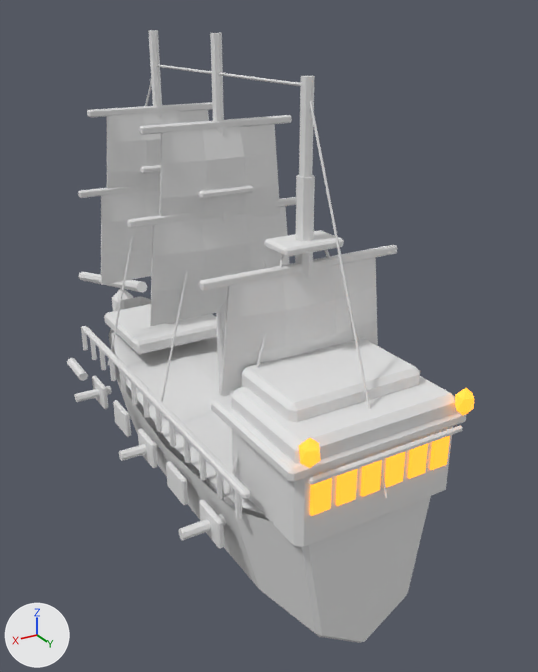
The FBX model Assets/Desktopirates/Resources/Models/ShipsV03/player_tier_4_v03.fbx, before and after one commit.
One viewpoint serves both versions: a camera (50 mm lens) standing at (2.08, 4.06, 2.83) and looking at (-0.45, -0.17, 0.71). Lighting does not change. The marker at lower left points along +X, +Y and +Z. The first picture is the older version. Where no turn or scale is listed for an object, it has been applied to the vertices.

Names of what the first picture shows: 'Forecastle_Deck', 'Mast_3_Lower', 'Sail_1_1', 'Sail_1_2', 'Sail_2_1', 'Sail_2_2', 'Sail_3_1', 'Stern_Gallery_Window_1', 'Stern_Gallery_Window_2', 'Stern_Gallery_Window_3', 'Stern_Gallery_Window_4', 'Stern_Gallery_Window_5', 'Stern_Gallery_Window_6', 'Stern_GreatCabin', 'Stern_Lantern_-1', 'Stern_Lantern_1', 'Stern_Quarterdeck', 'Tier_4_Lofted_Deck', 'Tier_4_Lofted_Hull', 'Upper_Stern_Castle' and 47 more.
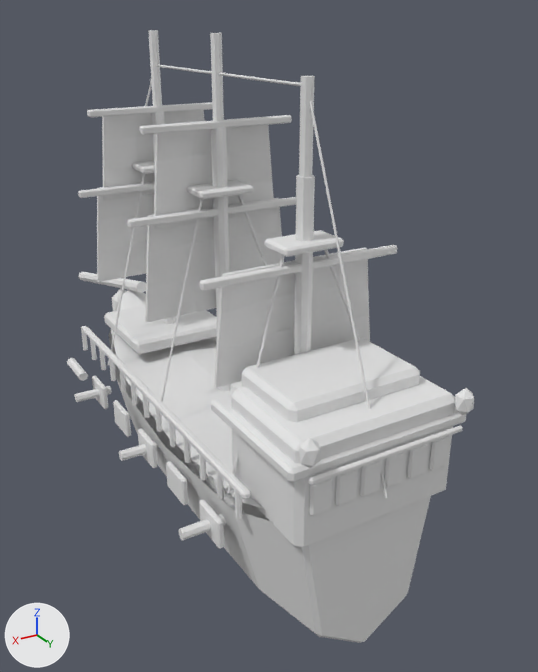
Pixel boxes (x1, y1, x2, y2) of what changed, in the pictures (538 x 672 px):
'Sail_3_1', reshaped: before (220, 258, 378, 393); after (214, 247, 370, 388)
'Sail_2_1', reshaped: before (150, 206, 290, 326); after (145, 198, 284, 323)
'Sail_2_2', reshaped: before (159, 124, 280, 220); after (154, 118, 274, 229)
'Tier_4_Lofted_Deck', reshaped: before (111, 333, 264, 514); after (111, 290, 265, 509)
'Sail_1_1', reshaped (6% taller): before (101, 190, 160, 285); after (97, 181, 155, 282)
'Sail_1_2', reshaped: before (106, 110, 209, 192); after (102, 110, 205, 200)
'Stern_Gallery_Window_1', recoloured, surface changed: (310, 478, 332, 516) in both
'Stern_Gallery_Window_2', recoloured, surface changed: (336, 469, 357, 506) in both
'Stern_Gallery_Window_3', recoloured, surface changed: (360, 460, 382, 497) in both
'Stern_Gallery_Window_4', recoloured, surface changed: (385, 452, 405, 488) in both
'Stern_Gallery_Window_5', recoloured, surface changed: (407, 444, 428, 479) in both
'Stern_Gallery_Window_6', recoloured, surface changed: (430, 436, 450, 470) in both
'Stern_Lantern_-1', recoloured, surface changed: (299, 438, 321, 468) in both
'Stern_Lantern_1', recoloured, surface changed: (455, 388, 474, 415) in both
'Mast_2_Lower', unchanged, uncovered by the edit: before (216, 127, 230, 396); after (211, 127, 230, 391)

The change, as a diff of the scene's bpy script:
```diff
--- a/Assets/Desktopirates/Resources/Models/ShipsV03/player_tier_4_v03.fbx.py
+++ b/Assets/Desktopirates/Resources/Models/ShipsV03/player_tier_4_v03.fbx.py
@@ mat_glassglow_v03 @@
 mat_glassglow_v03 = principled_material('GlassGlow_v03')
-mat_glassglow_v03.base_color = (1.0, 0.35, 0.025)  # orange #ffa02c
-mat_glassglow_v03.emission_color = (1.0, 0.35, 0.025)  # orange #ffa02c
-mat_glassglow_v03.emission_strength = 1.4
+mat_glassglow_v03.base_color = (0.8, 0.8, 0.8)  # white #e7e7e7
@@ me_sail_1_1_mesh @@
-me_sail_1_1_mesh.from_pydata(...)  # 32 vertices, 30 faces; spans x -0.516..0.516, y -0.897..-0.823, z 1.062..1.732
+me_sail_1_1_mesh.from_pydata(...)  # 32 vertices, 30 faces; spans x -0.517..0.517, y -1.036..-0.951, z 1.06..1.734
+# me_sail_1_1_mesh part 2: 32 of 32 vertices moved; they spanned x -0.516..0.516, y -0.897..-0.823, z 1.062..1.732 and now span x -0.517..0.517, y -1.036..-0.951, z 1.06..1.734; mean shift (0.0, -0.102, 0.0)
 me_sail_1_1_mesh.materials.append(mat_sailcanvas_v03)
@@ me_sail_3_1_mesh @@
-me_sail_3_1_mesh.from_pydata(...)  # 32 vertices, 30 faces; spans x -0.516..0.516, y 0.944..1.018, z 1.015..1.634
+me_sail_3_1_mesh.from_pydata(...)  # 32 vertices, 30 faces; spans x -0.517..0.517, y 0.805..0.891, z 1.013..1.636
+# me_sail_3_1_mesh part 3: 32 of 32 vertices moved; they spanned x -0.516..0.516, y 0.944..1.018, z 1.015..1.634 and now span x -0.517..0.517, y 0.805..0.891, z 1.013..1.636; mean shift (0.0, -0.102, 0.0)
 me_sail_3_1_mesh.materials.append(mat_sailcanvas_v03)
@@ me_tier_4_lofted_hull_deckmesh @@
-me_tier_4_lofted_hull_deckmesh.from_pydata(...)  # 15 vertices, 8 faces; spans x -0.56..0.56, y -1.26..1.62, z 0.4..0.59
+me_tier_4_lofted_hull_deckmesh.from_pydata(...)  # 18 vertices, 10 faces; spans x -0.56..0.56, y -1.71..1.62, z 0.43..0.68
+# me_tier_4_lofted_hull_deckmesh part 6: the whole mesh is rebuilt
 me_tier_4_lofted_hull_deckmesh.materials.append(mat_deckoak_v03)
@@ me_sail_1_2_mesh @@
-me_sail_1_2_mesh.from_pydata(...)  # 32 vertices, 30 faces; spans x -0.42..0.42, y -0.897..-0.823, z 1.648..2.249
+me_sail_1_2_mesh.from_pydata(...)  # 32 vertices, 30 faces; spans x -0.421..0.421, y -1.036..-0.951, z 1.646..2.251
+# me_sail_1_2_mesh part 4: 32 of 32 vertices moved; they spanned x -0.42..0.42, y -0.897..-0.823, z 1.648..2.249 and now span x -0.421..0.421, y -1.036..-0.951, z 1.646..2.251; mean shift (0.0, -0.102, 0.0)
 me_sail_1_2_mesh.materials.append(mat_sailcanvas_v03)
@@ me_sail_2_2_mesh @@
-me_sail_2_2_mesh.from_pydata(...)  # 32 vertices, 30 faces; spans x -0.42..0.42, y 0.007..0.081, z 1.648..2.249
+me_sail_2_2_mesh.from_pydata(...)  # 32 vertices, 30 faces; spans x -0.421..0.421, y -0.131..-0.046, z 1.646..2.251
+# me_sail_2_2_mesh part 1: 32 of 32 vertices moved; they spanned x -0.42..0.42, y 0.007..0.081, z 1.648..2.249 and now span x -0.421..0.421, y -0.131..-0.046, z 1.646..2.251; mean shift (0.0, -0.102, 0.0)
 me_sail_2_2_mesh.materials.append(mat_sailcanvas_v03)
@@ me_sail_2_1_mesh @@
-me_sail_2_1_mesh.from_pydata(...)  # 32 vertices, 30 faces; spans x -0.516..0.516, y 0.007..0.081, z 1.062..1.732
+me_sail_2_1_mesh.from_pydata(...)  # 32 vertices, 30 faces; spans x -0.517..0.517, y -0.131..-0.046, z 1.06..1.734
+# me_sail_2_1_mesh part 5: 32 of 32 vertices moved; they spanned x -0.516..0.516, y 0.007..0.081, z 1.062..1.732 and now span x -0.517..0.517, y -0.131..-0.046, z 1.06..1.734; mean shift (0.0, -0.102, 0.0)
 me_sail_2_1_mesh.materials.append(mat_sailcanvas_v03)
```
